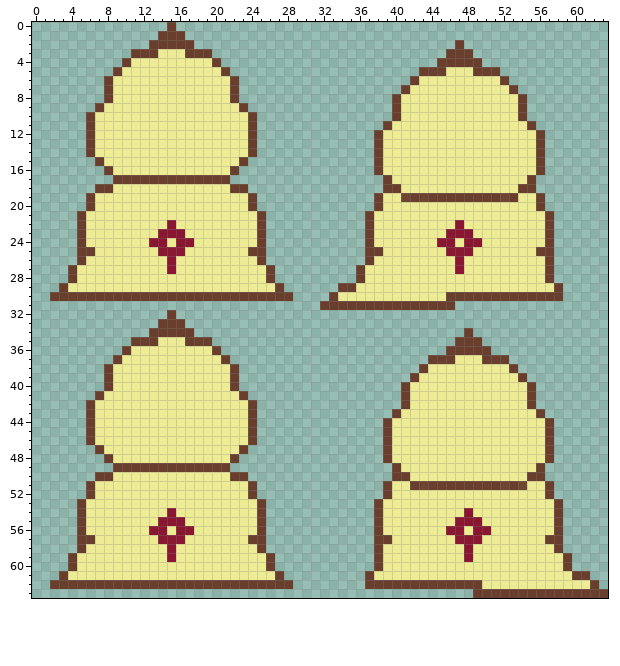
One commit to this pixel-art sprite: gameoff-2018/Assets/Sprites/Characters/Player/AnimationPlayerBack_64x64.png. That is the earlier state.
The file is 64x64 pixels. Colours within 5 levels of each other are drawn and written as one.
New version:
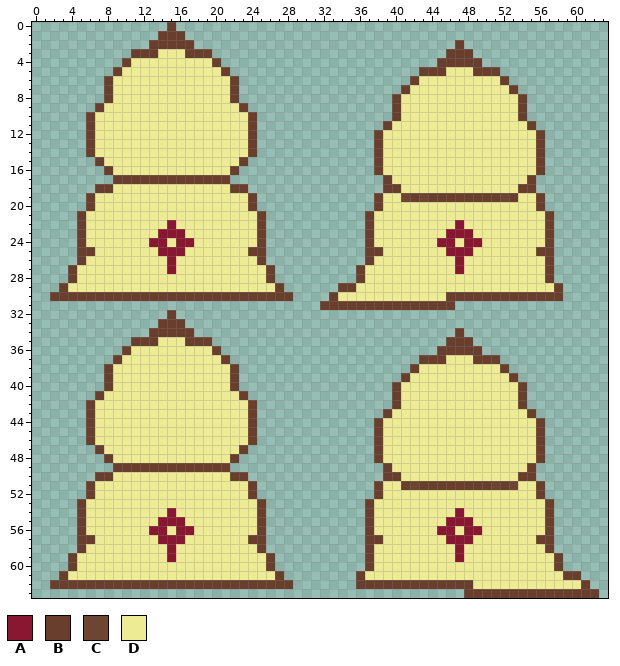
Palette (. is transparent): A #891732  B #693e2c  C #6e4530  D #edec94
Author's note on the commit: Fixed player animations and added fixed carpet for spawn room
The exact change:
y 34: x 47..48 .B -> B.
y 35: x 46 . -> B; x 49 B -> .
y 36: x 45 . -> B; x 50 B -> .
y 37: x 43 . -> B; x 46 B -> D; x 49 D -> B; x 52 B -> .
y 38: x 42..43 .B -> BD; x 52..53 DB -> B.
y 39: x 41..42 .B -> BD; x 53..54 DB -> B.
y 40..42: x 40..41 .B -> BD; x 54..55 DB -> B.
y 43: x 39..40 .B -> BD; x 55..56 DB -> B.
y 44..48: x 38..39 .B -> BD; x 56..57 DB -> B.
y 49: x 39..40 .B -> BD; x 55..56 DB -> B.
y 50: x 39 . -> B; x 41 B -> D; x 54 D -> B; x 56 B -> .
y 51: x 38..39 .B -> BD; x 41..43 DBC -> BCB; x 51..54 BCBC -> CBCD; x 56..57 DB -> B.
y 52: x 38..39 .B -> BD; x 56..57 DB -> B.
y 53: x 37..38 .B -> BD; x 57..58 DB -> B.
y 54: x 37..38 .B -> BD; x 47..48 DA -> AD; x 57..58 DB -> B.
y 55: x 37..38 .B -> BD; x 46 D -> A; x 49 A -> D; x 57..58 DB -> B.
y 56: x 37..38 .B -> BD; x 45 D -> A; x 47..48 AD -> DA; x 50 A -> D; x 57..58 DB -> B.
y 57: x 37 . -> B; x 39 B -> D; x 46 D -> A; x 49 A -> D; x 56 D -> B; x 58 B -> .
y 58: x 37..38 .B -> BD; x 47..48 DA -> AD; x 57..58 DB -> B.
y 59: x 37..38 .B -> BD; x 47..48 DA -> AD; x 58..59 DB -> B.
y 60: x 37..38 .B -> BD; x 58..59 DB -> B.
y 61: x 36..37 .B -> BD; x 59 D -> B; x 61 B -> .
y 62: x 36 . -> B; x 49 B -> D; x 61..62 DB -> B.
y 63: x 48 . -> B; x 63 B -> .
Pixel boxes of the changes (left, top, right, bottom) in both pictures:
changed: (356, 328, 608, 598)
